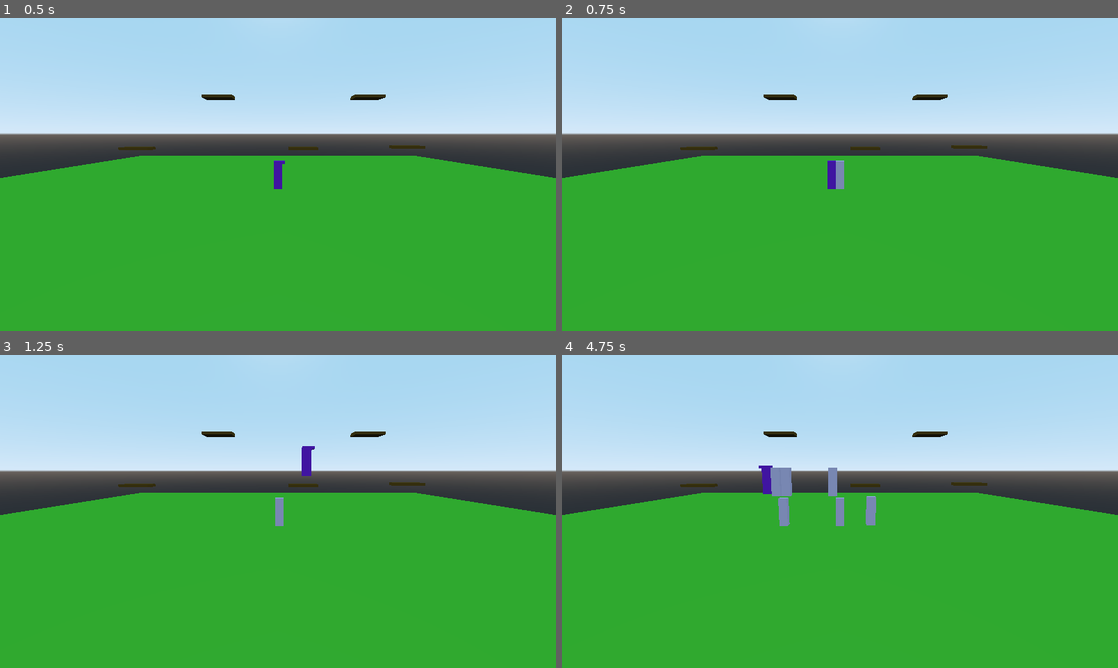
Above: before the commit, frames 1-4 (two rows, left to right).
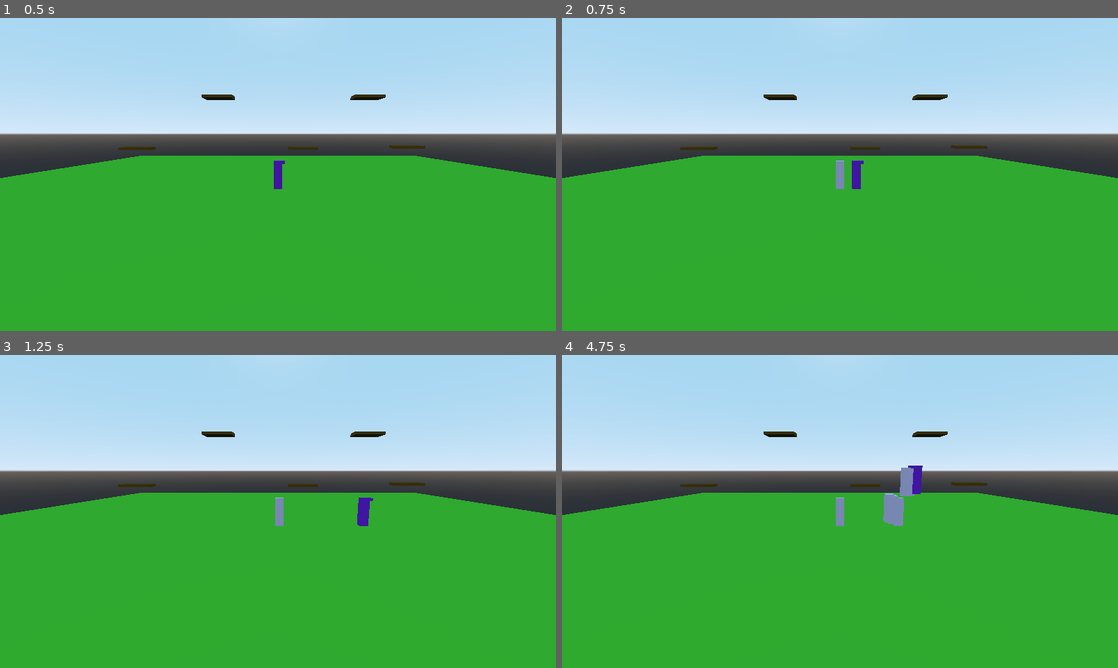
Above: after the commit, the same moments.

Repository: dsaltares/ludumdare-47
Game: Godot game, scene res://DavidPlayground.tscn
Two runs of this game, one before a commit and one after it. Both use one fixed random seed, a clock stepped at 60 frames per second and the inputs below.
Inputs:
- Up to frame 1 (0.5 s): no input
- Up to frame 2 (0.75 s): tap Enter at 0.5 s; hold D (move_right) from 0.53 s (still down); tap N (new_run) at 0.6 s
- Up to frame 3 (1.25 s): keep holding D (move_right); tap Space (jump) at 0.77 s
- Up to frame 4 (4.75 s): release D (move_right) at 1.28 s; hold A (move_left) 1.28-2.03 s; tap N (new_run) every 0.75 s from 1.35 to 4.35 s; tap Space (jump) at 1.52, 3.02, 3.77, 4.52 s; hold D (move_right) 2.03-3.53 s; hold A (move_left) from 3.53 s (still down)

Frame 1 is identical in both runs. In frame 2, 0.3% of the frame differs, in the area x 47-55%, y 45-55%; in frame 3, 0.4%; in frame 4, 1.7%, in the area x 35-65%, y 35-55%.

Commit message:
add collision to nose

Diff:
--- a/game/Player/Player.tscn
+++ b/game/Player/Player.tscn
@@ -1,10 +1,13 @@
-[gd_scene load_steps=6 format=2]
+[gd_scene load_steps=7 format=2]
 
 [ext_resource path="res://Player/Player.tres" type="Material" id=1]
 [ext_resource path="res://Player/Player.gd" type="Script" id=2]
 [ext_resource path="res://Player/PlayerNose.tres" type="CubeMesh" id=3]
 [ext_resource path="res://Player/PlayerBody.tres" type="CubeMesh" id=4]
 [ext_resource path="res://Player/PlayerCollisionShape.tres" type="Shape" id=5]
+
+[sub_resource type="BoxShape" id=1]
+extents = Vector3( 0.1, 0.1, 0.3 )
 
 [node name="Player" type="KinematicBody"]
 collision_layer = 2
@@ -14,6 +17,10 @@
 [node name="CollisionShape" type="CollisionShape" parent="."]
 transform = Transform( 1, 0, 0, 0, 1, 0, 0, 0, 1, 0, 1, 0 )
 shape = ExtResource( 5 )
+
+[node name="CollisionShape2" type="CollisionShape" parent="."]
+transform = Transform( 1, 0, 0, 0, 1, 0, 0, 0, 1, 0.4, 1.9, 0 )
+shape = SubResource( 1 )
 
 [node name="Graphics" type="Spatial" parent="."]
 
